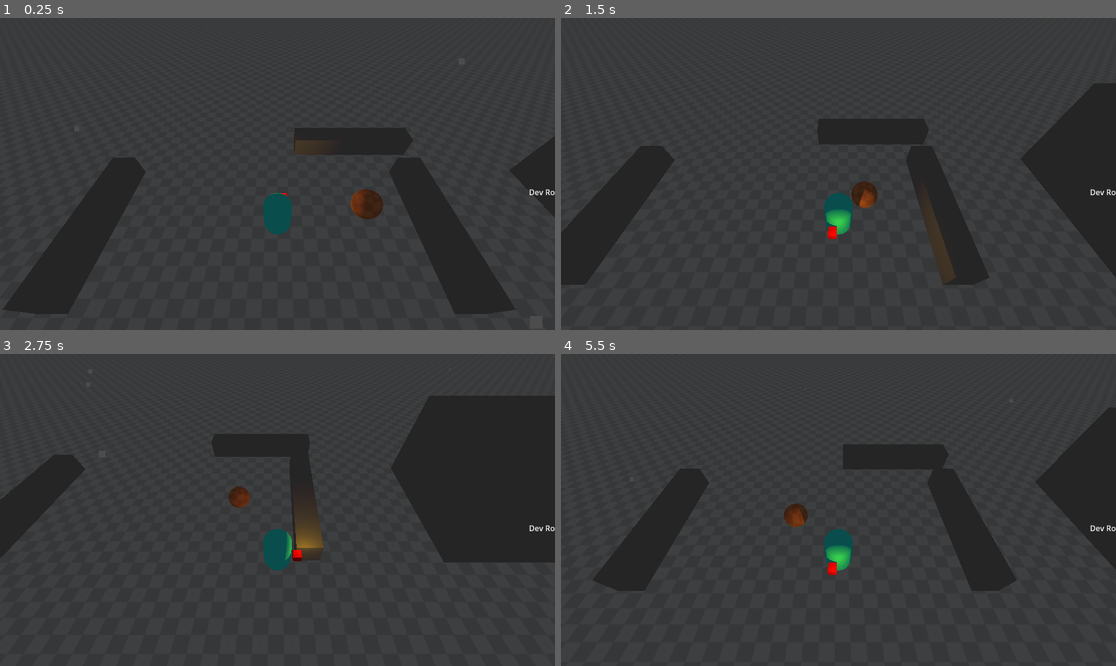
Above: before the commit, frames 1-4 (two rows, left to right).
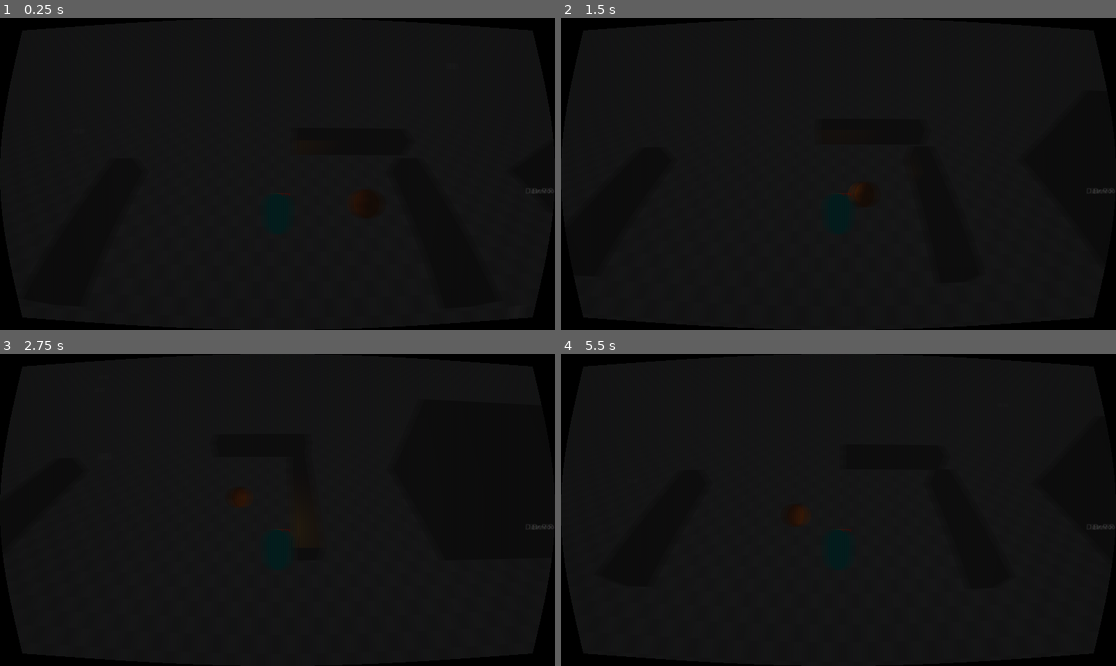
Above: after the commit, the same moments.

Repository: WoodShedGamesOfficial/GodotWildJam64
Game: Godot game, scene res://WildJam_64/LEVELS/Dev_room/JakesRoom/Dev_Room.tscn
Same seed, same stepped clock (60 frames per second), same inputs: the game is played once before the commit and once after it. The project has no main scene, so this scene is started directly.
Inputs (mouse positions are in pixels of both pictures, inside the frame that each line leads up to):
- Up to frame 1 (0.25 s): no input
- Up to frame 2 (1.5 s): tap Enter (ui_accept) at 0.5, 0.77 s; move the mouse to (960, 158) at 0.52 s; hold Right (ui_right) 0.53-1.28 s; move the mouse to (727, 189) at 1.27 s; hold Down (ui_down) from 1.28 s (still down)
- Up to frame 3 (2.75 s): tap Enter (ui_accept) at 1.52 s; move the mouse to (333, 441) at 2.02 s; release Down (ui_down) at 2.03 s; hold Right (ui_right) from 2.03 s (still down)
- Up to frame 4 (5.5 s): move the mouse to (810, 572) at 2.77 s; release Right (ui_right) at 2.78 s; hold Up (ui_up) 2.78-3.53 s; tap Enter (ui_accept) at 3.02, 3.77, 4.52 s; move the mouse to (1005, 556) at 3.52 s; hold Left (ui_left) 3.53-5.03 s; move the mouse to (672, 463) at 4.27 s; move the mouse to (866, 510) at 5.02 s; hold Down (ui_down) from 5.03 s (still down)

The runs differ from the first frame. In frame 1, 98% of the frame differs, in the area x 0-100%, y 0-100%; in frame 2, 98%; in frame 3, 98%; in frame 4, 98%.

Commit message:
sync with last project

Diff:
--- a/64_WinterHolidayThemed/WildJam_64/ASSETS/Characters/QueefsPlayerCharacter/PlayeScriptr.gd
+++ b/64_WinterHolidayThemed/WildJam_64/ASSETS/Characters/QueefsPlayerCharacter/PlayeScriptr.gd
@@ -1,14 +1,16 @@
 extends CharacterBody3D
-
+@onready var crt_shader = $PlayerOrigin/WorldCam/PlayerGUI/CRT_Shader
 
 @export var PLAYERSTATS = {
 	"Health" : 100,
+	"HealthMax" : 100,
 	"Mana" : 100,
 	"Stamina" : 100,
 	'WalkSpeed' : 20
 }
 
 @onready var health = PLAYERSTATS.Health
+@onready var healthmax = PLAYERSTATS.HealthMax
 @onready var mana = PLAYERSTATS.Mana
 @onready var stamina = PLAYERSTATS.Stamina
 @onready var walk_speed = PLAYERSTATS.WalkSpeed
@@ -45,12 +47,9 @@
 	if direction:
 		velocity.x = direction.x * walk_speed
 		velocity.z = direction.z * walk_speed
-		# rotate player based on direction
-		$Body.rotation.y = atan2(-velocity.x,-velocity.z)
 	else:
 		velocity.x = move_toward(velocity.x, 0, walk_speed)
 		velocity.z = move_toward(velocity.z, 0, walk_speed)
-
 
 
 
@@ -67,3 +66,7 @@
 	var rayOrigin = camera.project_ray_origin(mousePos)
 #	$PlayerOrigin.transform.basis.rotate_y(0.01)
 	pass
+
+func _process(delta):
+	#When player's health is low, the CRT_Shader gets stronger
+	crt_shader.material.set_shader_parameter("crt_white_noise", 1.0 - (float(health) / float(healthmax)))
--- a/64_WinterHolidayThemed/WildJam_64/ASSETS/Characters/QueefsPlayerCharacter/player.tscn
+++ b/64_WinterHolidayThemed/WildJam_64/ASSETS/Characters/QueefsPlayerCharacter/player.tscn
@@ -1,6 +1,7 @@
-[gd_scene load_steps=7 format=3 uid="uid://dqthql80cjsxs"]
+[gd_scene load_steps=9 format=3 uid="uid://dqthql80cjsxs"]
 
 [ext_resource type="Script" path="res://WildJam_64/ASSETS/Characters/QueefsPlayerCharacter/PlayeScriptr.gd" id="1_tuyju"]
+[ext_resource type="Shader" path="res://WildJam_64/LEVELS/CRT Shader/CRT.gdshader" id="2_slnx0"]
 
 [sub_resource type="StandardMaterial3D" id="StandardMaterial3D_34wnd"]
 albedo_color = Color(0.219608, 1, 1, 1)
@@ -8,38 +9,45 @@
 [sub_resource type="CapsuleMesh" id="CapsuleMesh_i54pw"]
 material = SubResource("StandardMaterial3D_34wnd")
 
+[sub_resource type="CapsuleShape3D" id="CapsuleShape3D_bj0j4"]
+
+[sub_resource type="ShaderMaterial" id="ShaderMaterial_kj6rk"]
+shader = ExtResource("2_slnx0")
+shader_parameter/crt_brightness = 1.0
+shader_parameter/crt_ghost = 5.0
+shader_parameter/crt_grid = 0.4
+shader_parameter/crt_white_noise = 0.0
+shader_parameter/crt_curve = 0.05
+
 [sub_resource type="StandardMaterial3D" id="StandardMaterial3D_w7so5"]
 albedo_color = Color(1, 0, 0, 1)
 
 [sub_resource type="BoxMesh" id="BoxMesh_ed1sa"]
 material = SubResource("StandardMaterial3D_w7so5")
 
-[sub_resource type="CapsuleShape3D" id="CapsuleShape3D_bj0j4"]
-
 [node name="Player" type="CharacterBody3D"]
 transform = Transform3D(1, 0, 0, 0, 1, 0, 0, 0, 1, 0, 1, 0)
 script = ExtResource("1_tuyju")
+PLAYERSTATS = {
+"Health": 80,
+"HealthMax": 100,
+"Mana": 100,
+"Stamina": 100,
+"WalkSpeed": 4
+}
 
-[node name="Body" type="Node3D" parent="."]
+[node name="MeshInstance3D" type="MeshInstance3D" parent="."]
+mesh = SubResource("CapsuleMesh_i54pw")
 
-[node name="MeshInstance3D" type="MeshInstance3D" parent="Body"]
-mesh = SubResource("CapsuleMesh_i54pw")
-skeleton = NodePath("../..")
+[node name="CollisionShape3D" type="CollisionShape3D" parent="."]
+shape = SubResource("CapsuleShape3D_bj0j4")
 
-[node name="PlayerLight" type="OmniLight3D" parent="Body"]
+[node name="PlayerLight" type="OmniLight3D" parent="."]
 transform = Transform3D(1, 0, 0, 0, 1, 0, 0, 0, 1, 0, 0.4, -1)
 light_color = Color(0.745098, 0.501961, 0, 1)
 light_energy = 0.5
 light_cull_mask = 4294966273
 shadow_enabled = true
-
-[node name="AttackDirection" type="MeshInstance3D" parent="Body"]
-transform = Transform3D(0.3, 0, 0, 0, 0.3, 0, 0, 0, 0.3, 0.2, 0, -0.7)
-mesh = SubResource("BoxMesh_ed1sa")
-skeleton = NodePath("../..")
-
-[node name="CollisionShape3D" type="CollisionShape3D" parent="."]
-shape = SubResource("CapsuleShape3D_bj0j4")
 
 [node name="PlayerOrigin" type="Node3D" parent="."]
 
@@ -50,18 +58,39 @@
 
 [node name="PlayerGUI" type="Control" parent="PlayerOrigin/WorldCam"]
 layout_mode = 3
-anchors_preset = 0
-offset_right = 40.0
-offset_bottom = 40.0
+anchors_preset = 15
+anchor_right = 1.0
+anchor_bottom = 1.0
+grow_horizontal = 2
+grow_vertical = 2
+
+[node name="CRT_Shader" type="SubViewportContainer" parent="PlayerOrigin/WorldCam/PlayerGUI"]
+material = SubResource("ShaderMaterial_kj6rk")
+layout_mode = 1
+anchors_preset = 15
+anchor_right = 1.0
+anchor_bottom = 1.0
+grow_horizontal = 2
+grow_vertical = 2
+stretch = true
+
+[node name="SubViewport" type="SubViewport" parent="PlayerOrigin/WorldCam/PlayerGUI/CRT_Shader"]
+handle_input_locally = false
+size = Vector2i(1152, 648)
+render_target_update_mode = 4
 
 [node name="SubViewportContainer" type="SubViewportContainer" parent="PlayerOrigin/WorldCam/PlayerGUI"]
-layout_mode = 0
-offset_right = 40.0
-offset_bottom = 40.0
+layout_mode = 1
+anchors_preset = 15
+anchor_right = 1.0
+anchor_bottom = 1.0
+grow_horizontal = 2
+grow_vertical = 2
 
 [node name="SubViewport" type="SubViewport" parent="PlayerOrigin/WorldCam/PlayerGUI/SubViewportContainer"]
 transparent_bg = true
 handle_input_locally = false
+size = Vector2i(40, 40)
 render_target_update_mode = 4
 
 [node name="PlayerHUDCam" type="Camera3D" parent="PlayerOrigin/WorldCam/PlayerGUI/SubViewportContainer/SubViewport"]
@@ -69,3 +98,7 @@
 cull_mask = 1047554
 
 [node name="MouseCast" type="RayCast3D" parent="PlayerOrigin/WorldCam"]
+
+[node name="AttackDirection" type="MeshInstance3D" parent="."]
+transform = Transform3D(0.3, 0, 0, 0, 0.3, 0, 0, 0, 0.3, 0.2, 0, -0.7)
+mesh = SubResource("BoxMesh_ed1sa")
